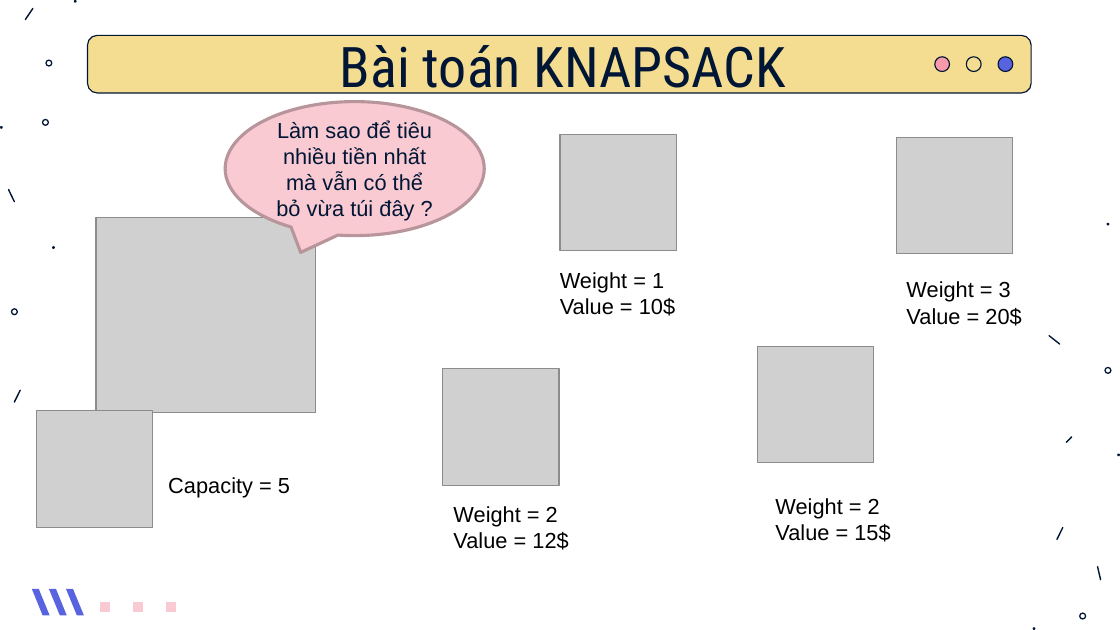
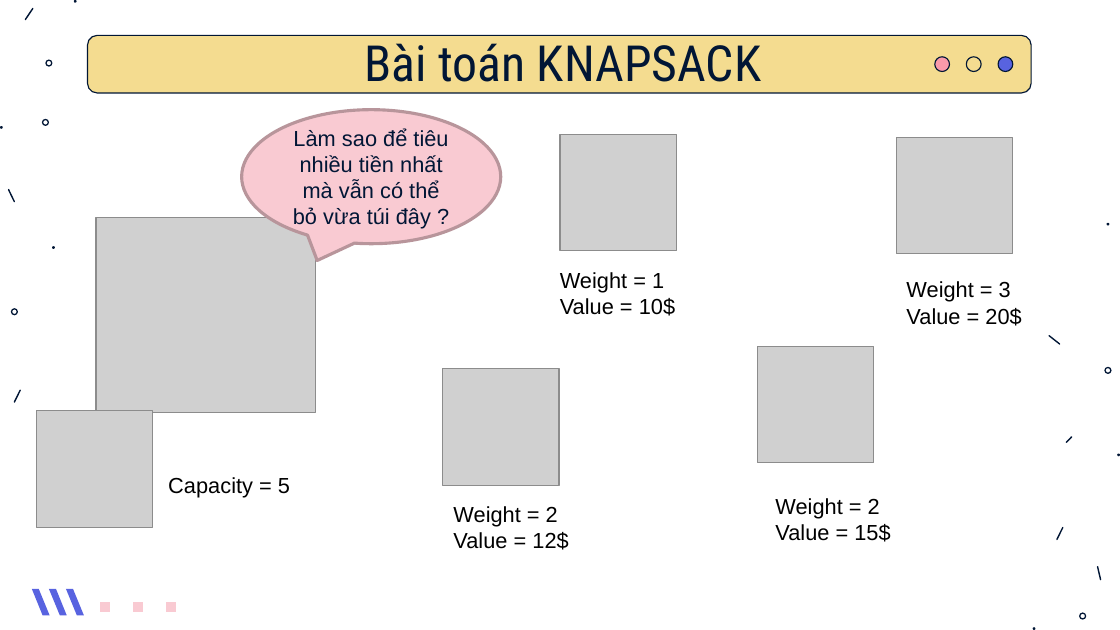
Before and after one commit to Tox1cCoder/CS112, a slide deck: slide 27 of Slide.pptx. Drawn at 1120x630 pixels with LibreOffice and Linux fonts; fonts in the diff are those of the drawing; grey boxes stand for pictures. Boxes give left, top, right and bottom in pixels: in the first picture for what was removed or moved away, otherwise in the second. Text is boxed around its words. In the diff, an @@ line names an element or a change of style, - is before the commit and + after.

```diff
--- a/Slide.pptx
+++ b/Slide.pptx
@@ text "Bài toán KNAPSACK" at (x1=365, y1=35, x2=761, y2=93): size 36 to 32 pt @@
@@ speech bubble "Làm sao để tiêu nhiều ..." moved from (x1=225, y1=102, x2=484, y2=236) to (x1=242, y1=110, x2=501, y2=244) @@
```
Also in this commit, not shown: 24 other slides changed, 4 slides added, 1 other file.
